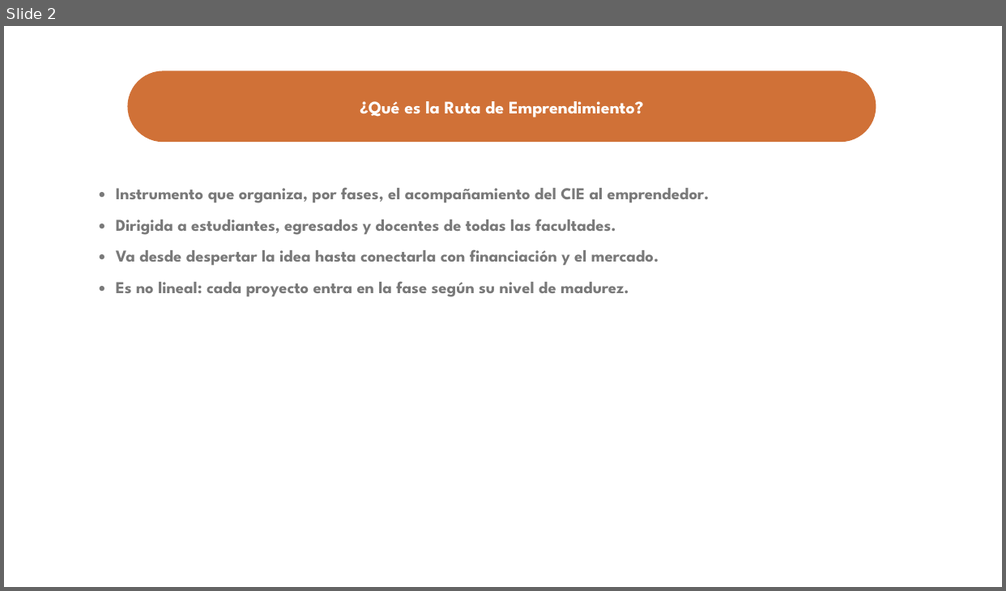
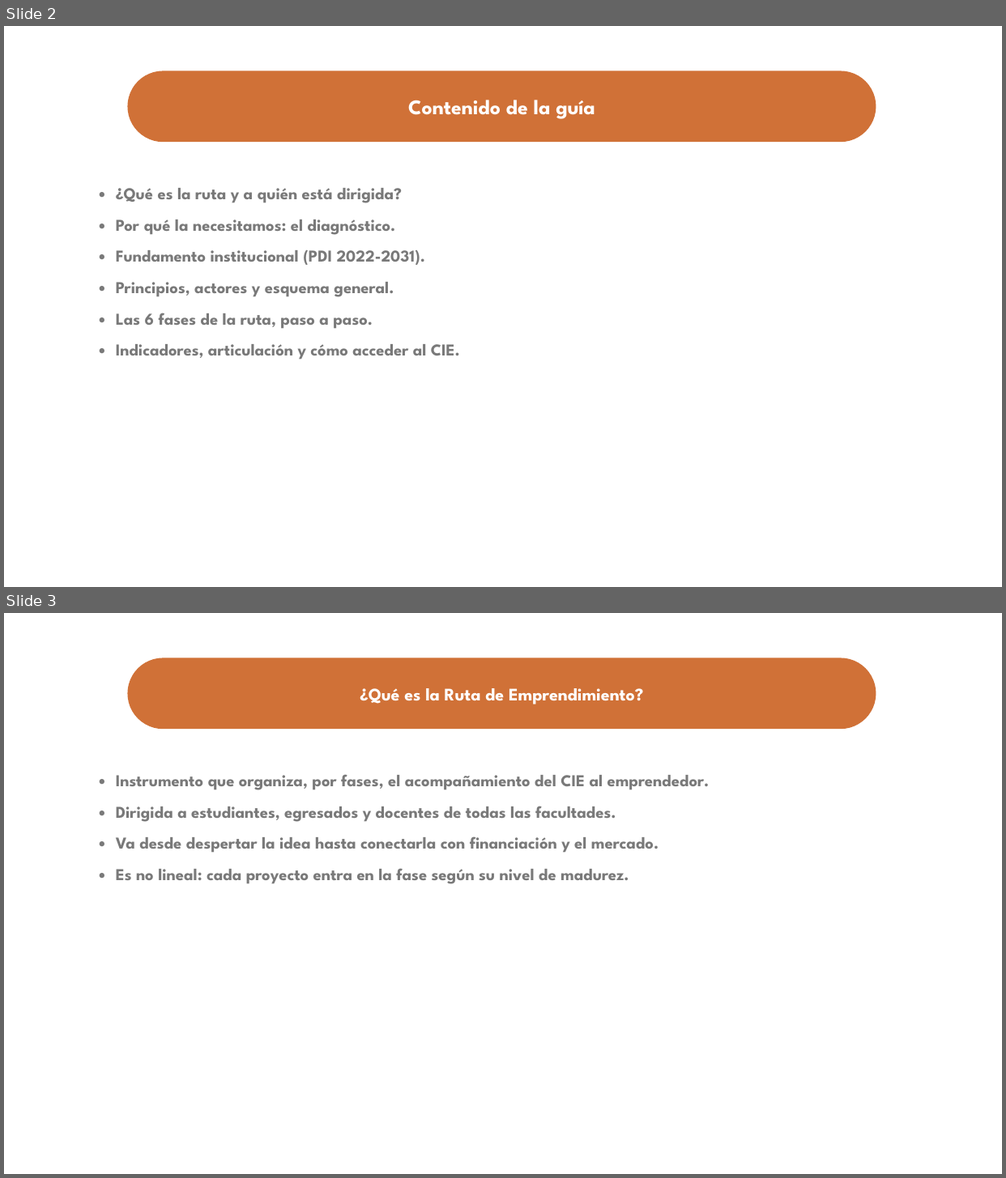
Before and after one commit to ronaldojavier100-oss/case, a slide deck: Ruta-Emprendimiento-CIE.pptx. Shown one above the other, each under a label of ours: slide 2 before the commit, slides 2 and 3 after it. The pictures are 1006x591 and 1006x1178 pixels, drawn with LibreOffice and Linux fonts; fonts in the diff are those of the drawing; background and template pictures are left out. Boxes give left, top, right and bottom in pixels: in the first picture for what was removed or moved away, otherwise in the second. Text is boxed around its words. In the diff, an @@ line names an element or a change of style, - is before the commit and + after.

```diff
--- a/Ruta-Emprendimiento-CIE.pptx
+++ b/Ruta-Emprendimiento-CIE.pptx
@@ slide 2 added at <box>4,26,1002,587</box>, background #FFFFFF @@
@@ rounded rectangle added at <box>127,71,876,142</box>, fill #D07137, 40 pt, text #FFFFFF, bold @@
+Contenido de la guía
@@ text added at <box>116,188,460,359</box>, 32 pt, text #797979, bold @@
+• ¿Qué es la ruta y a quién está dirigida?
+• Por qué la necesitamos: el diagnóstico.
+• Fundamento institucional (PDI 2022-2031).
+• Principios, actores y esquema general.
+• Las 6 fases de la ruta, paso a paso.
+• Indicadores, articulación y cómo acceder al CIE.
@@ what was slide 2 is now slide 3 @@
```
Also in this commit, not shown: 6 slides changed, 2 other slides added.
